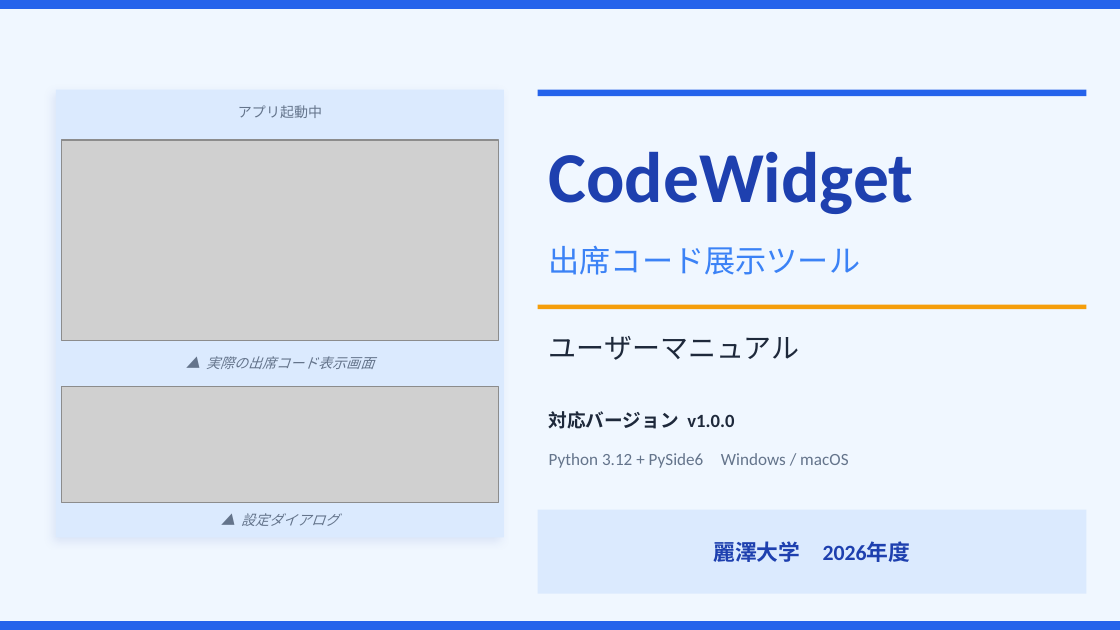
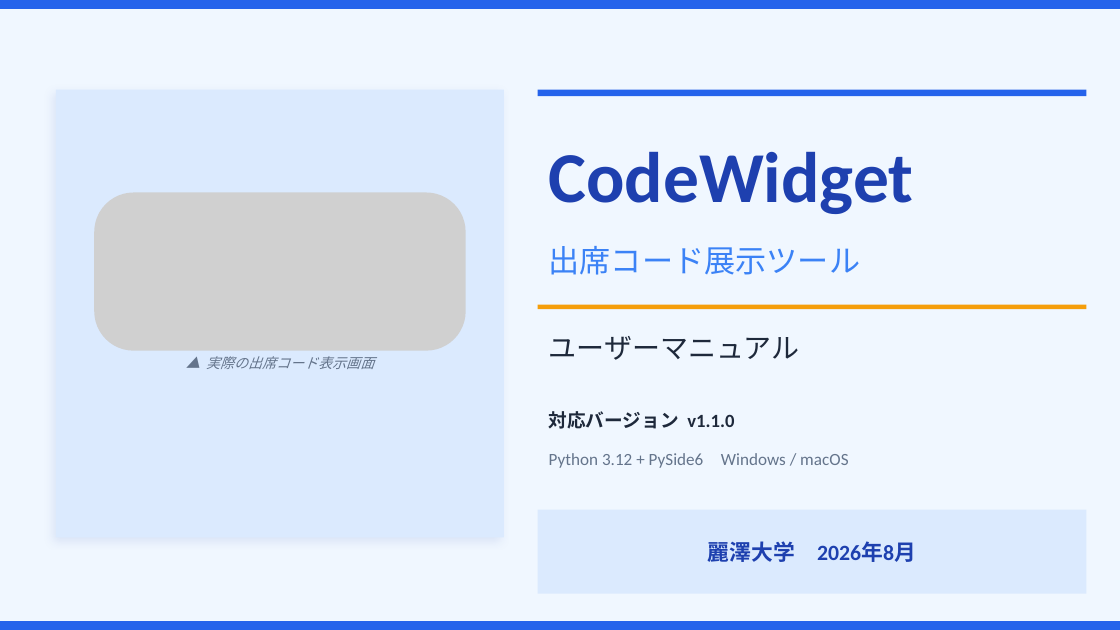
Before and after one commit to sxwins/code-widget, a slide deck: slide 1 of docs/user_manual/CodeWidget_ユーザーマニュアル_JP.pptx. Drawn at 1120x630 pixels with LibreOffice and Linux fonts; fonts in the diff are those of the drawing; grey boxes stand for pictures. Boxes give left, top, right and bottom in pixels: in the first picture for what was removed or moved away, otherwise in the second. Text is boxed around its words. In the diff, an @@ line names an element or a change of style, - is before the commit and + after.

```diff
--- a/docs/user_manual/CodeWidget_ユーザーマニュアル_JP.pptx
+++ b/docs/user_manual/CodeWidget_ユーザーマニュアル_JP.pptx
@@ text removed at [238,105,322,118] @@
-アプリ起動中
@@ picture: place and size @@
-picture at [62,140,498,340]
+picture at [94,193,466,351]
@@ picture removed at [62,386,498,503] @@
@@ text at [549,411,734,429]: text changed @@
-対応バージョン v1.0.0
+対応バージョン v1.1.0
@@ text removed at [241,513,339,526] @@
-▲ 設定ダイアログ
@@ text at [708,541,916,562]: text changed @@
-麗澤大学 2026年度
+麗澤大学 2026年8月
```
Also in this commit, not shown: 7 other slides changed, 7 other files.
